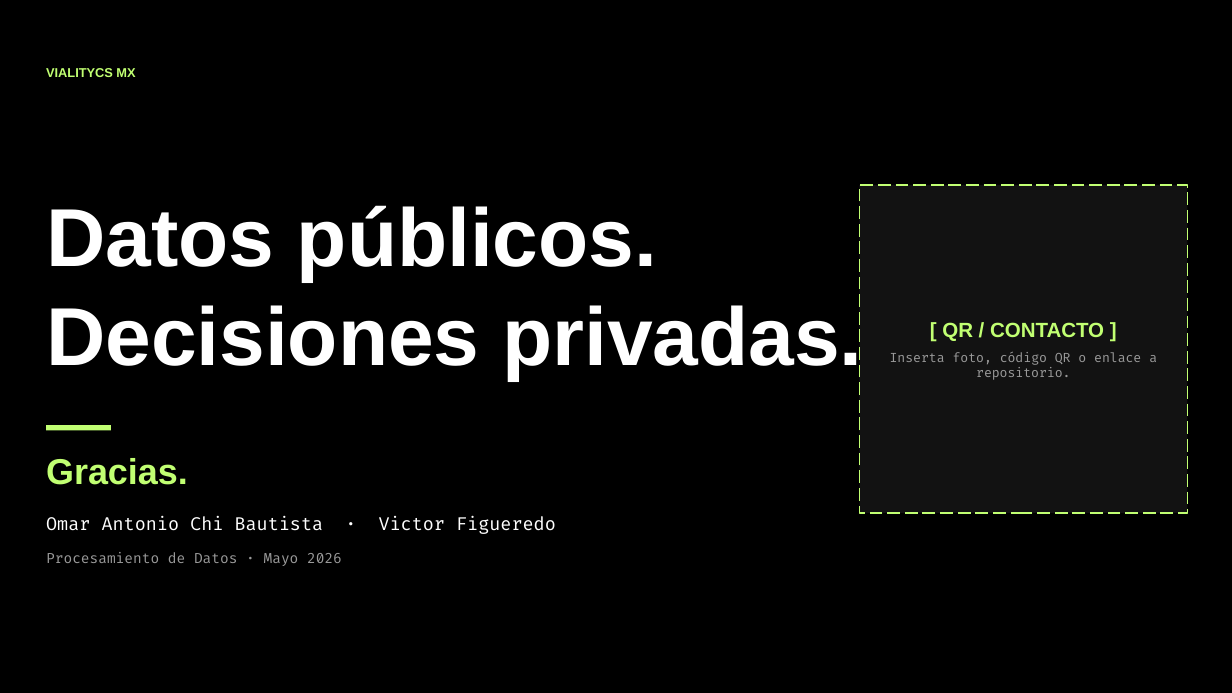
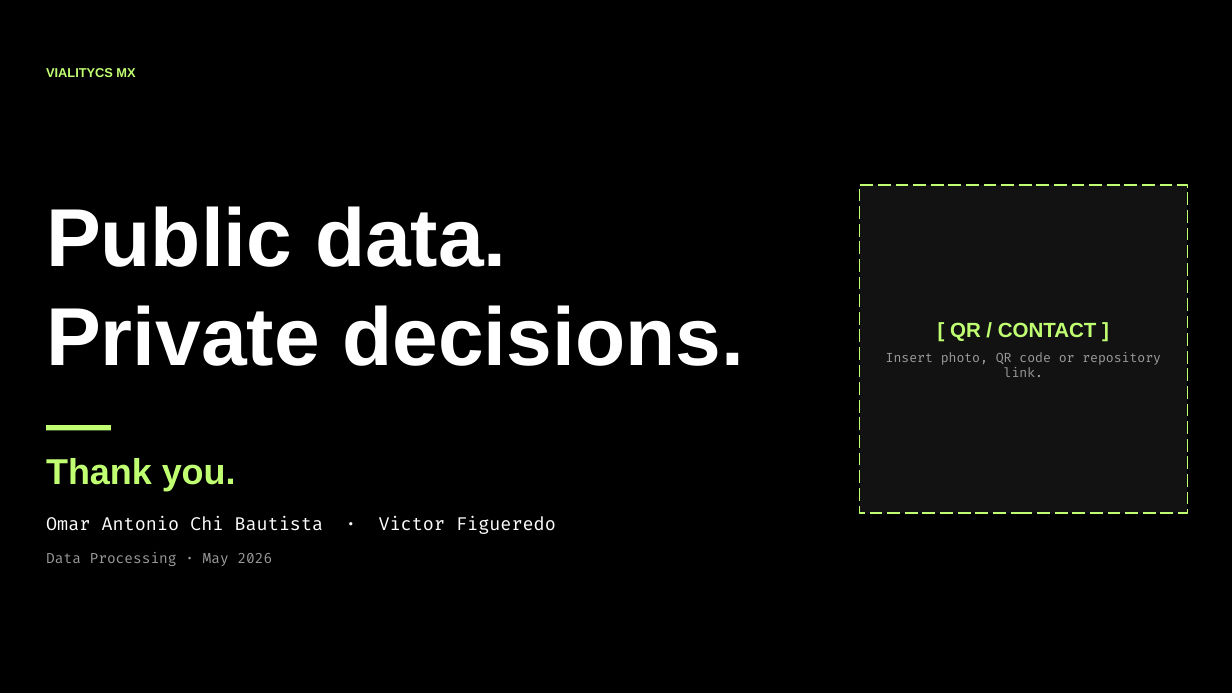
Before and after one commit to omarchii/inegi, a slide deck: slide 13 of reports/presentacion_vialitycs_mx.pptx. Drawn at 1232x693 pixels with LibreOffice and Linux fonts; fonts in the diff are those of the drawing. Boxes give left, top, right and bottom in pixels: in the first picture for what was removed or moved away, otherwise in the second. Text is boxed around its words. In the diff, an @@ line names an element or a change of style, - is before the commit and + after.

```diff
--- a/reports/presentacion_vialitycs_mx.pptx
+++ b/reports/presentacion_vialitycs_mx.pptx
@@ text at (46,206,744,366): text changed @@
-Datos públicos.
-Decisiones privadas.
+Public data.
+Private decisions.
@@ text at (886,322,1161,377): text changed @@
-[ QR / CONTACTO ]
-Inserta foto, código QR o enlace a repositorio.
+[ QR / CONTACT ]
+Insert photo, QR code or repository link.
@@ text at (46,458,236,491): text changed @@
-Gracias.
+Thank you.
@@ text at (46,552,273,566): text changed @@
-Procesamiento de Datos · Mayo 2026
+Data Processing · May 2026
```
Also in this commit, not shown: 11 other slides changed, 1 slide added, 1 slide removed, 1 other file.
